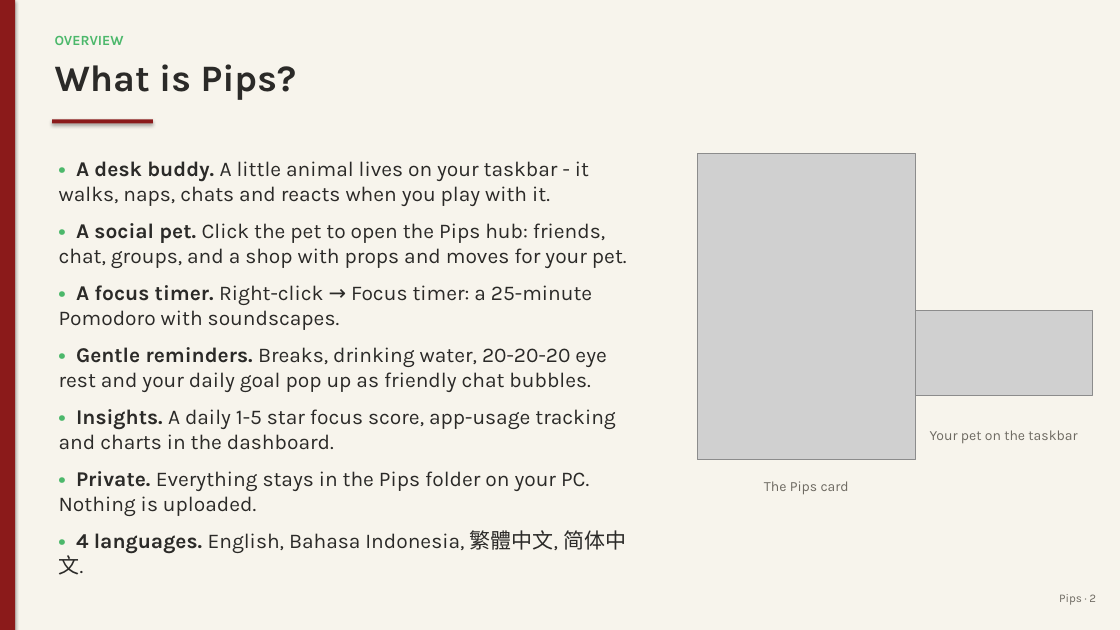
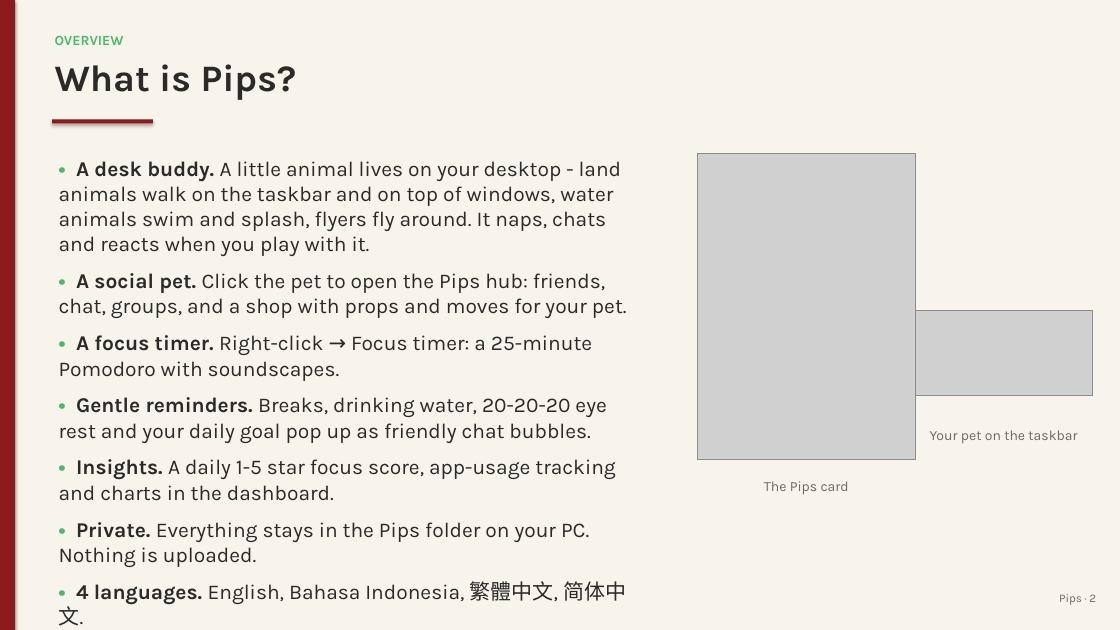
Before and after one commit to juw12/projects, a slide deck: slide 2 of apps/pips/web/download/Pips-Guide.pptx. Drawn at 1120x630 pixels with LibreOffice and Linux fonts; fonts in the diff are those of the drawing; grey boxes stand for pictures. Boxes give left, top, right and bottom in pixels: in the first picture for what was removed or moved away, otherwise in the second. Text is boxed around its words. In the diff, an @@ line names an element or a change of style, - is before the commit and + after.

Commit message:
pips 2.19.0: Land, sea & sky

```diff
--- a/apps/pips/web/download/Pips-Guide.pptx
+++ b/apps/pips/web/download/Pips-Guide.pptx
@@ text at [59,161,622,256]: text changed @@
-• A desk buddy. A little animal lives on your taskbar - it walks, naps, chats and reacts when you play with it.
+• A desk buddy. A little animal lives on your desktop - land animals walk on the taskbar and on top of windows, water animals swim and splash, flyers fly around. It naps, chats and reacts when you play with it.
```
Also in this commit, not shown: 7 other slides changed, 11 other files.
